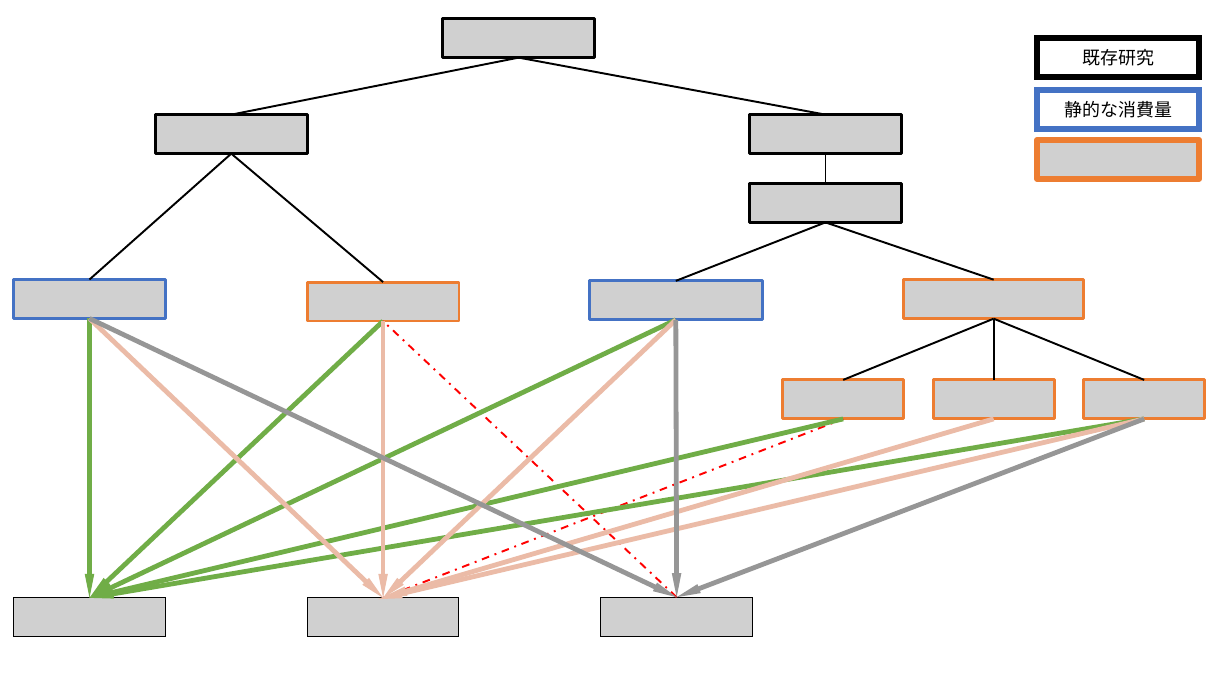
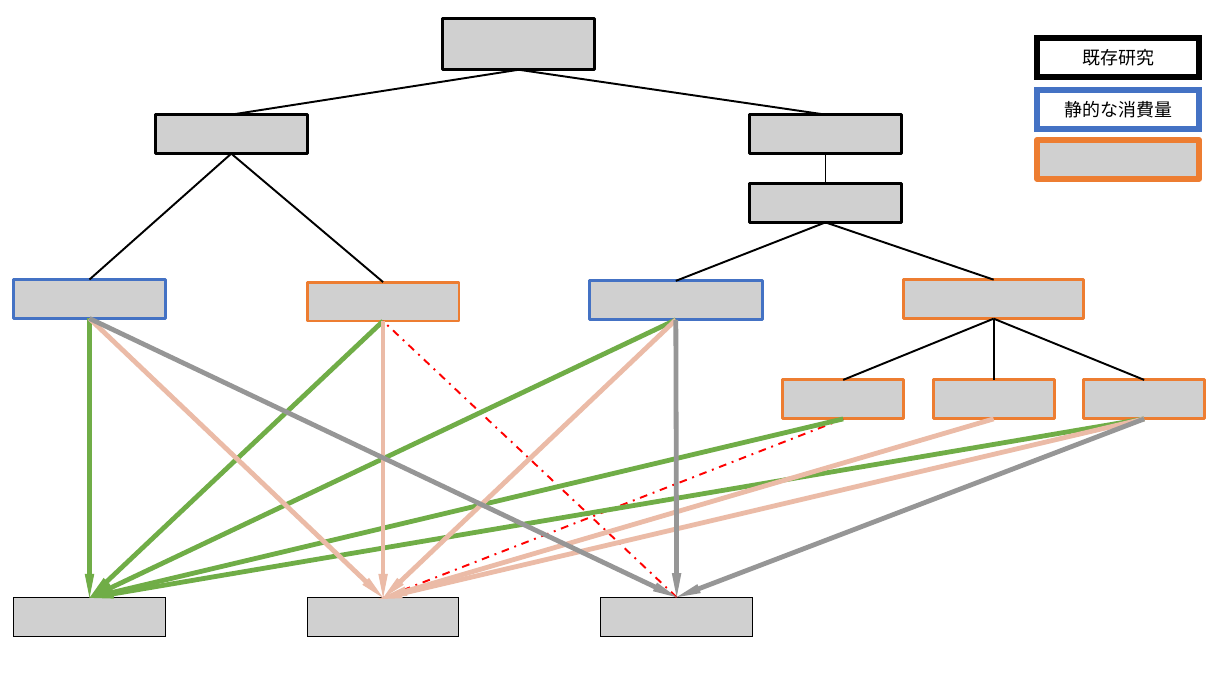
Before and after one commit to WindBellYura/Research, a slide deck: slide 2 of June/0613/zemi资料_0613.pptx. Drawn at 1232x693 pixels with LibreOffice and Linux fonts; fonts in the diff are those of the drawing; grey boxes stand for pictures. Boxes give left, top, right and bottom in pixels: in the first picture for what was removed or moved away, otherwise in the second. Text is boxed around its words. In the diff, an @@ line names an element or a change of style, - is before the commit and + after.

```diff
--- a/June/0613/zemi资料_0613.pptx
+++ b/June/0613/zemi资料_0613.pptx
@@ picture: place and size @@
-picture at (443,18,594,57)
+picture at (443,18,594,69)
@@ line moved from (518, 57) - (231, 115) to (518, 69) - (231, 115) @@
@@ line moved from (518, 57) - (825, 115) to (518, 69) - (825, 115) @@
```
Also in this commit, not shown: 4 slides added, 21 other files.
